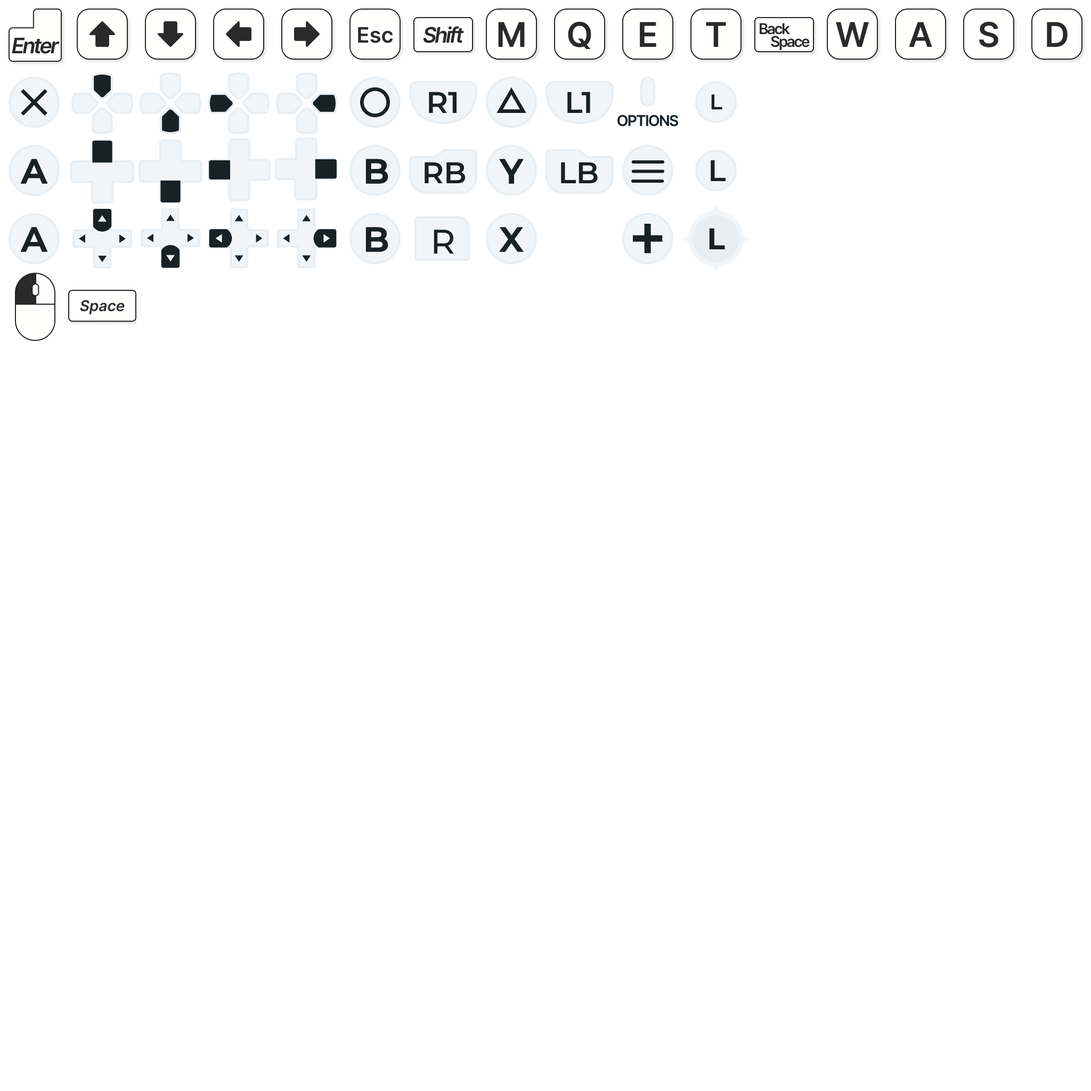
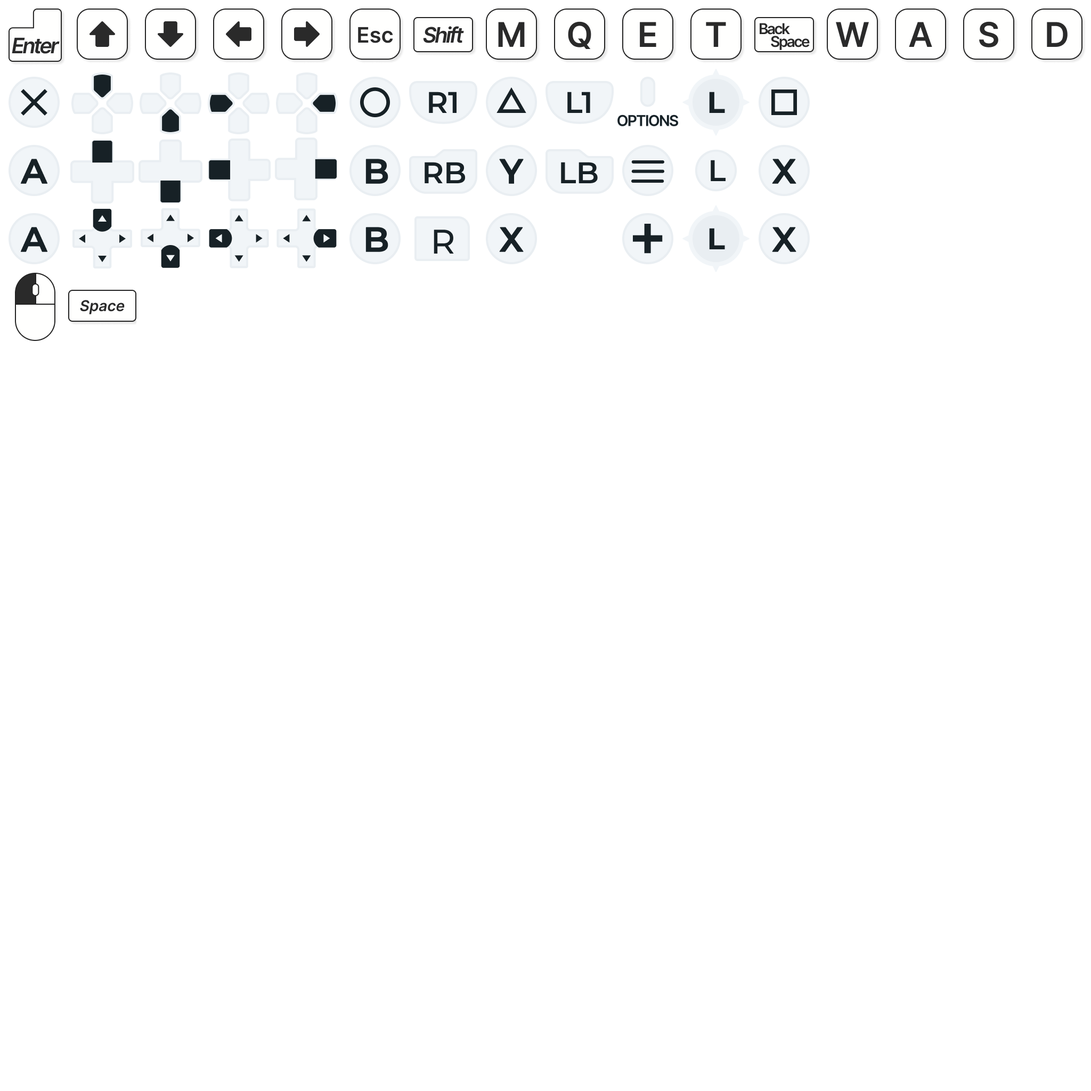
Layers edited between the first and the second 1091 x 1091 image:
added layer "T_X_X_White_Light.png" above "T_S_L_Light.png コピー" over [758, 213, 811, 265]
renamed "T_P4_L_Light.png" to "T_S_L_Light.png コピー", painted on it over [682, 68, 750, 136]
added layer "T_S_X_Light.png #1" above "T_P4_Square_Light.png" over [758, 144, 811, 197]
added layer "T_P4_Square_Light.png" above "T_Space_Key_White.png" over [758, 76, 811, 128]
